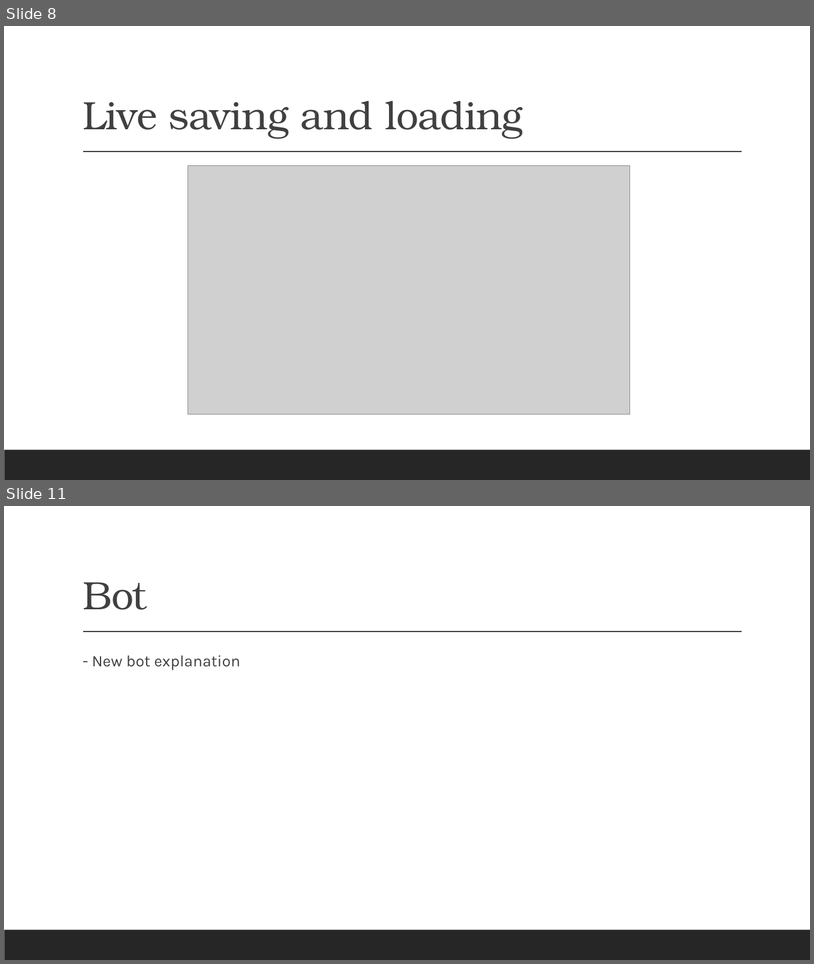
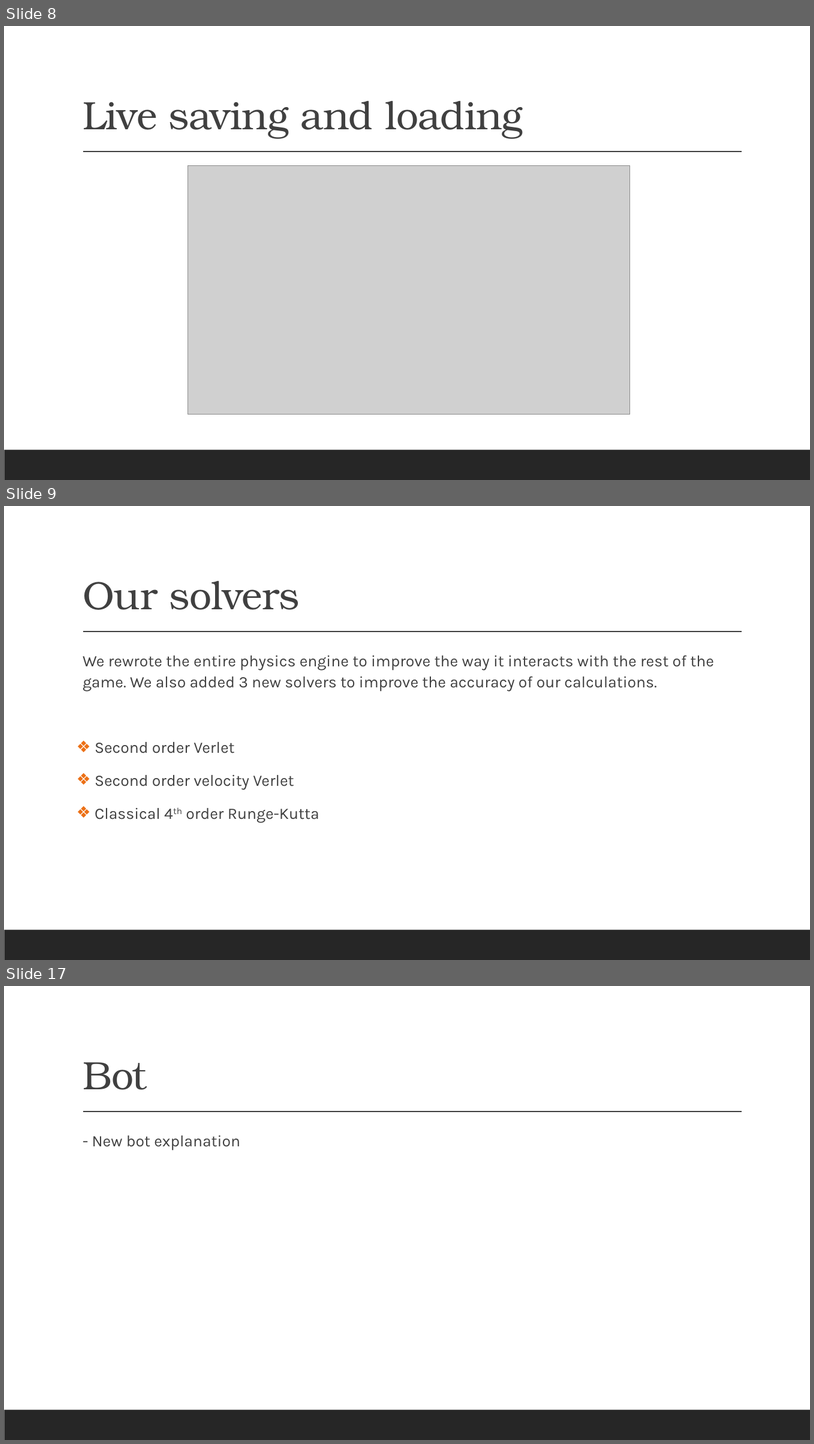
Before and after one commit to renesteeman/Project1-2_Group4, a slide deck: 04-PresentationThirdPhase.pptx. Shown one above the other, each under a label of ours: slides 8 and 11 before the commit, slides 8, 9 and 17 after it; the slides between them are not shown. The pictures are 814x964 and 814x1444 pixels, drawn with LibreOffice and Linux fonts; fonts in the diff are those of the drawing; grey boxes stand for pictures. Boxes give left, top, right and bottom in pixels: in the first picture for what was removed or moved away, otherwise in the second. Text is boxed around its words. In the diff, an @@ line names an element or a change of style, - is before the commit and + after.

Commit message:
Presentation: physics update

```diff
--- a/04-PresentationThirdPhase.pptx
+++ b/04-PresentationThirdPhase.pptx
@@ slide 9 added at box(4, 506, 810, 960), background #FFFFFF; not listed: 2 template elements that a slide beside it also shows @@
@@ title added at box(83, 581, 300, 610), 47 pt, text #404040 @@
+Our solvers
@@ text added at box(83, 655, 714, 823), 19 pt, text #404040 @@
+  We rewrote the entire physics engine to improve the way it interacts with the rest of the game. We also added 3 new solvers to improve the accuracy of our calculations.
+❖ Second order Verlet
+❖ Second order velocity Verlet
+❖ Classical 4th order Runge-Kutta
@@ what was slide 11 is now slide 17 @@
```
Also in this commit, not shown: 7 other slides added, 2 slides removed.
